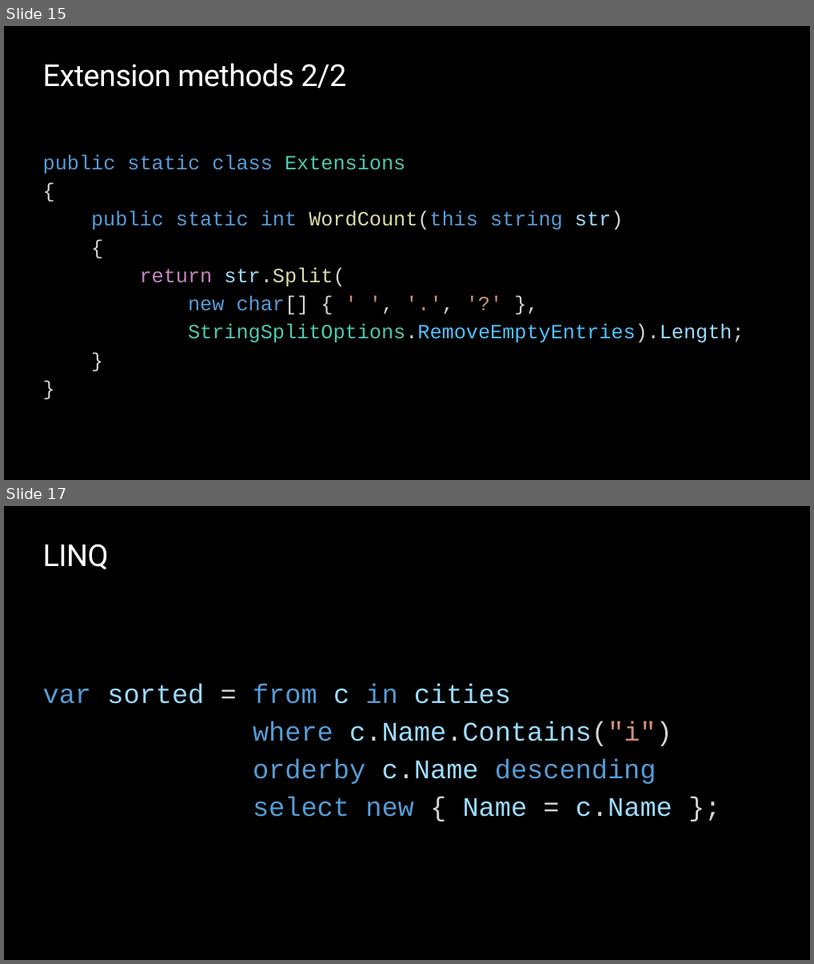
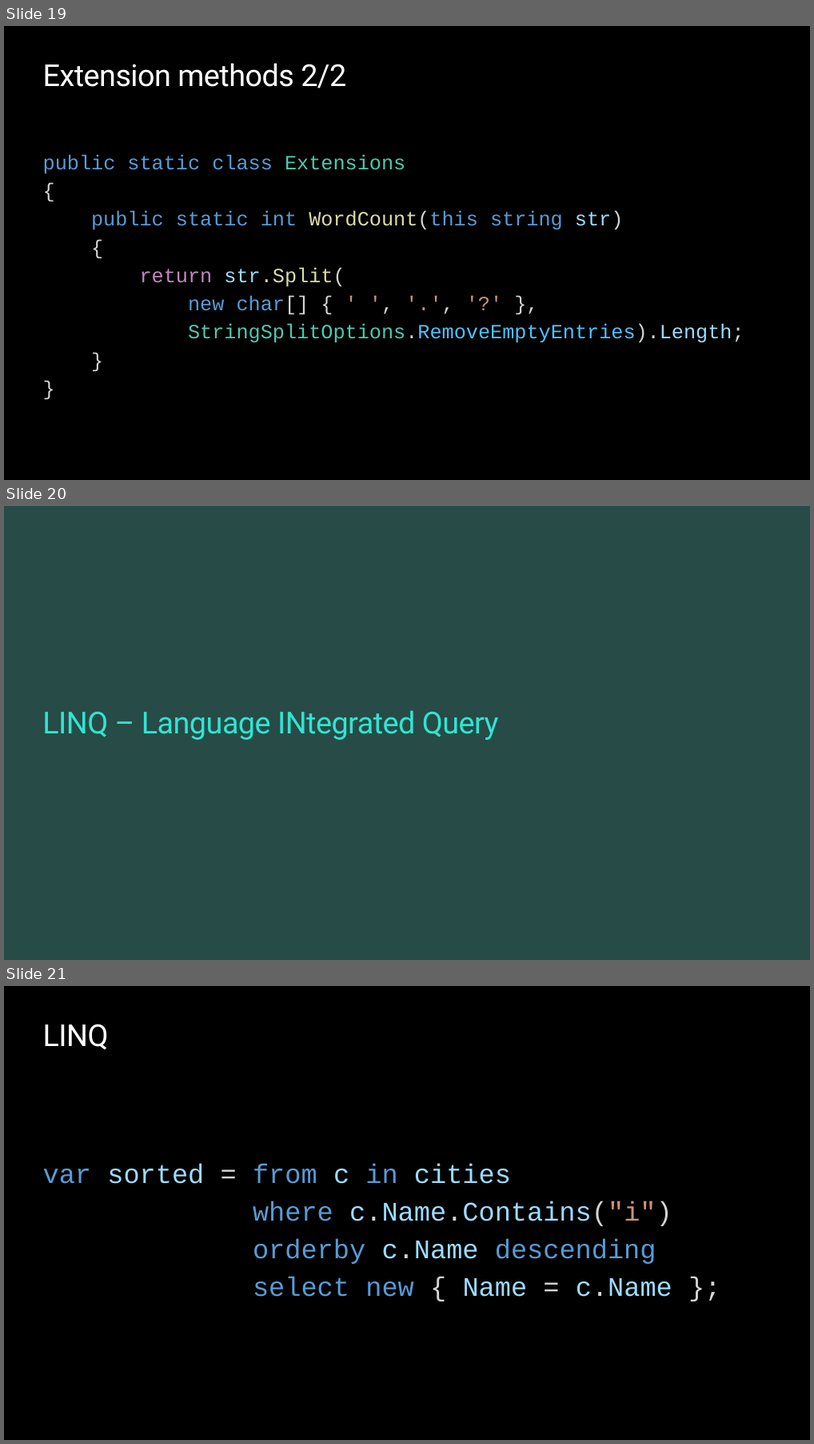
Before and after one commit to ondfisk/BDSA2020, a slide deck: Slides/Lecture03 - Lambdas and LINQ.pptx. Shown one above the other, each under a label of ours: slides 15 and 17 before the commit, slides 19, 20 and 21 after it; the slides between them are not shown. The pictures are 814x964 and 814x1444 pixels, drawn with LibreOffice and Linux fonts; fonts in the diff are those of the drawing; background and template pictures are left out. Boxes give left, top, right and bottom in pixels: in the first picture for what was removed or moved away, otherwise in the second. Text is boxed around its words. In the diff, an @@ line names an element or a change of style, - is before the commit and + after.

```diff
--- a/Slides/Lecture03 - Lambdas and LINQ.pptx
+++ b/Slides/Lecture03 - Lambdas and LINQ.pptx
@@ slide 20 added at (x1=4, y1=506, x2=810, y2=960), background #274B47 @@
@@ title added at (x1=42, y1=710, x2=499, y2=740), 36 pt, text #30E5D0 @@
+LINQ – Language INtegrated Query
@@ what was slide 15 is now slide 19 @@
@@ what was slide 17 is now slide 21 @@
```
Also in this commit, not shown: 5 slides changed, 2 other slides added, 1 other file.
